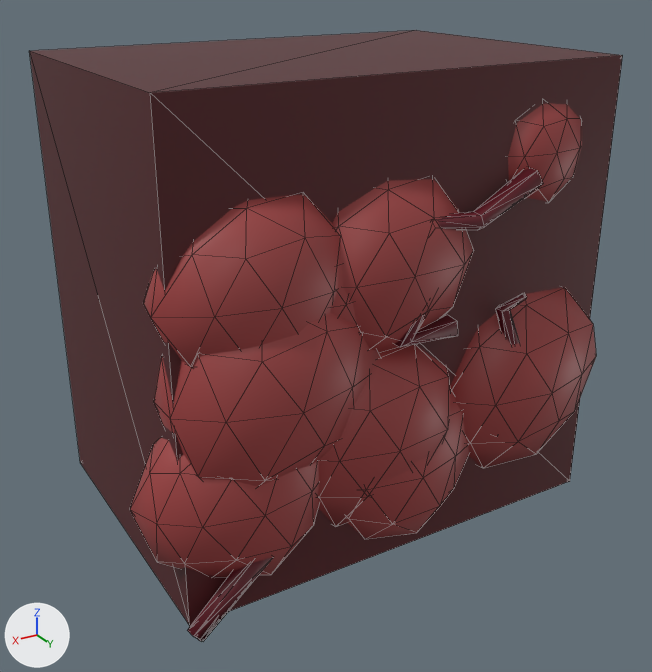
The glTF model assets/models/creatures/wall_of_flesh_flesh.glb as it was, and as the next commit left it.
The view is the same before and after, from a camera (50 mm lens) standing at (3.94, 6.57, 2.79) and looking at (0.12, 0.2, -0.39). Lighting does not change. The marker at lower left points along +X, +Y and +Z. The picture after the commit comes second. Mesh edges are drawn as thin lines. Vertices at exactly the same position are counted once.

The first picture shows 'maw_flesh'.
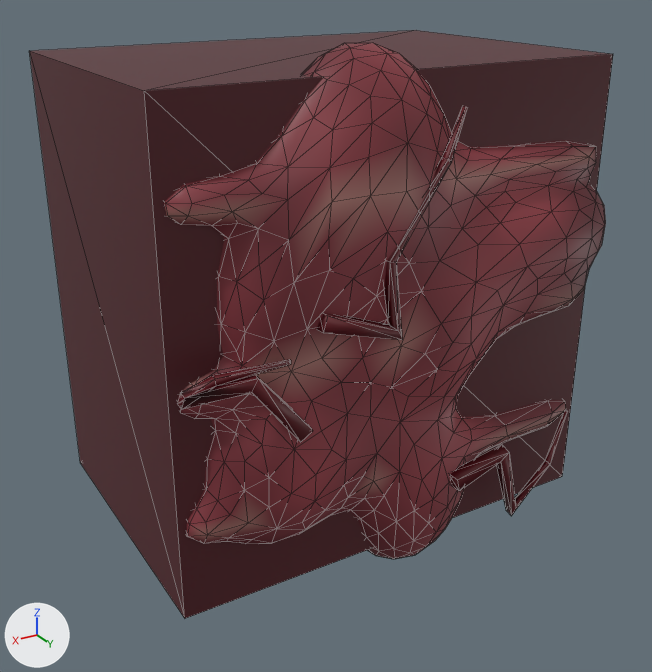
Changed parts and their boxes [x1, y1, x2, y2] in the pictures (652 x 672 px):
'maw_flesh', reshaped: before [29, 30, 623, 641]; after [29, 30, 613, 618]
part 1 of me_maw_flesh, added (brown): after [164, 43, 606, 559]
part 2 of me_maw_flesh, added: after [317, 106, 468, 340]
part 3 of me_maw_flesh, added (brown): after [450, 410, 568, 516]
part 4 of me_maw_flesh, added (brown): after [177, 359, 313, 442]
part 5 of me_maw_flesh, deleted (brown): before [187, 557, 273, 641]
part 6 of me_maw_flesh, cut back: before [80, 39, 623, 626]; after [80, 39, 613, 618]

The change, as a list of edits to the scene's bpy script:
```text
Change me_maw_flesh:
    used by ob_maw_flesh; location = (0.0, 0.0, 0.0)
    remove me_maw_flesh.from_pydata(...)  # 466 vertices, 876 faces; spans x -2.16..2.29, y -1.5..1.7, z -2.06..2.0
    add me_maw_flesh.from_pydata(...)  # 770 vertices, 1520 faces; spans x -2.24..2.01, y -1.5..1.52, z -2.32..2.19
    me_maw_flesh part 1: a new loose piece of 702 vertices spanning x -2.24..1.96, y 0.58..1.52, z -2.32..2.19, in mat_prop_flesh
    me_maw_flesh part 2: a new loose piece of 20 vertices spanning x -0.3..0.93, y 1.38..1.52, z 0.08..1.76, in mat_prop_flesh
    me_maw_flesh part 3: a new loose piece of 20 vertices spanning x -1.69..-0.39, y 1.38..1.52, z -1.97..-1.06, in mat_prop_flesh
    me_maw_flesh part 4: a new loose piece of 20 vertices spanning x 1.01..2.01, y 1.38..1.52, z -0.54..0.13, in mat_prop_flesh
    me_maw_flesh part 5: the loose piece of 20 vertices spanning x 1.32..2.05, y 1.3..1.49, z -2.06..-1.39 is deleted
    me_maw_flesh part 6: 442 vertices removed from x -2.16..2.29, y 0.59..1.7, z -2.0..2.0; 4 vertices added at x -2.0..2.0, y 1.2, z -2.0..2.0
```
